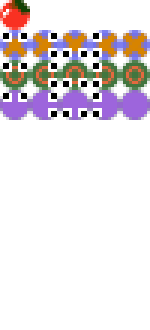
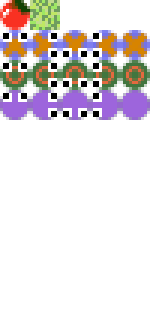
Layers edited between the first and the second 150×330 image:
added layer "grass1.png" above "food1.png" over [30, 0, 60, 30]
